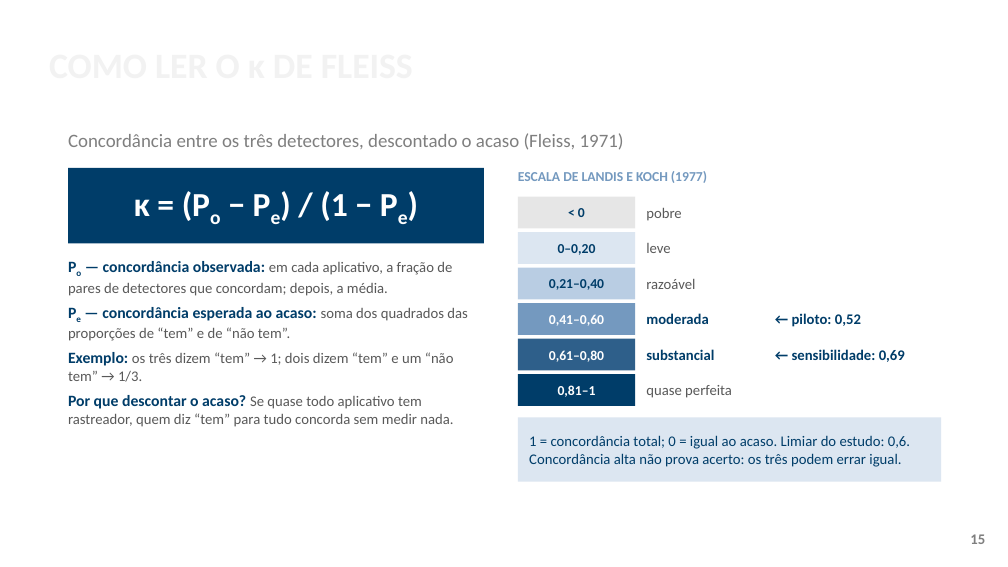
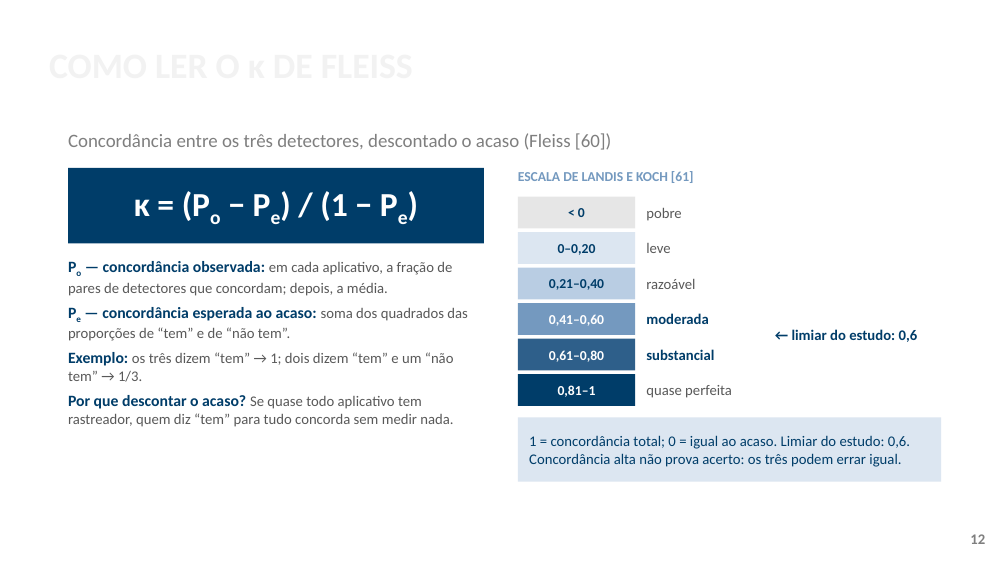
Before and after one commit to ClaudioAMF1/TCC, a slide deck: slide 12 of tcc/apresentacao/apresentacao-defesa-final.pptx (slide 15 before the commit). Drawn at 1008x567 pixels with LibreOffice and Linux fonts; fonts in the diff are those of the drawing; background and template pictures are left out. Boxes give left, top, right and bottom in pixels: in the first picture for what was removed or moved away, otherwise in the second. Text is boxed around its words. In the diff, an @@ line names an element or a change of style, - is before the commit and + after.

```diff
--- a/tcc/apresentacao/apresentacao-defesa-final.pptx
+++ b/tcc/apresentacao/apresentacao-defesa-final.pptx
@@ text at <box>68,133,611,150</box>: text changed @@
-Concordância entre os três detectores, descontado o acaso (Fleiss, 1971)
+Concordância entre os três detectores, descontado o acaso (Fleiss [60])
@@ text at <box>518,171,694,183</box>: text changed @@
-ESCALA DE LANDIS E KOCH (1977)
+ESCALA DE LANDIS E KOCH [61]
@@ text at <box>792,329,918,342</box>: text changed @@
-← piloto: 0,52
+← limiar do estudo: 0,6
@@ text removed at <box>792,349,905,362</box> @@
-← sensibilidade: 0,69
@@ page number at <box>970,534,985,544</box>: text changed @@
-15
+12
```
Also in this commit, not shown: 12 other slides changed, 6 other files.
